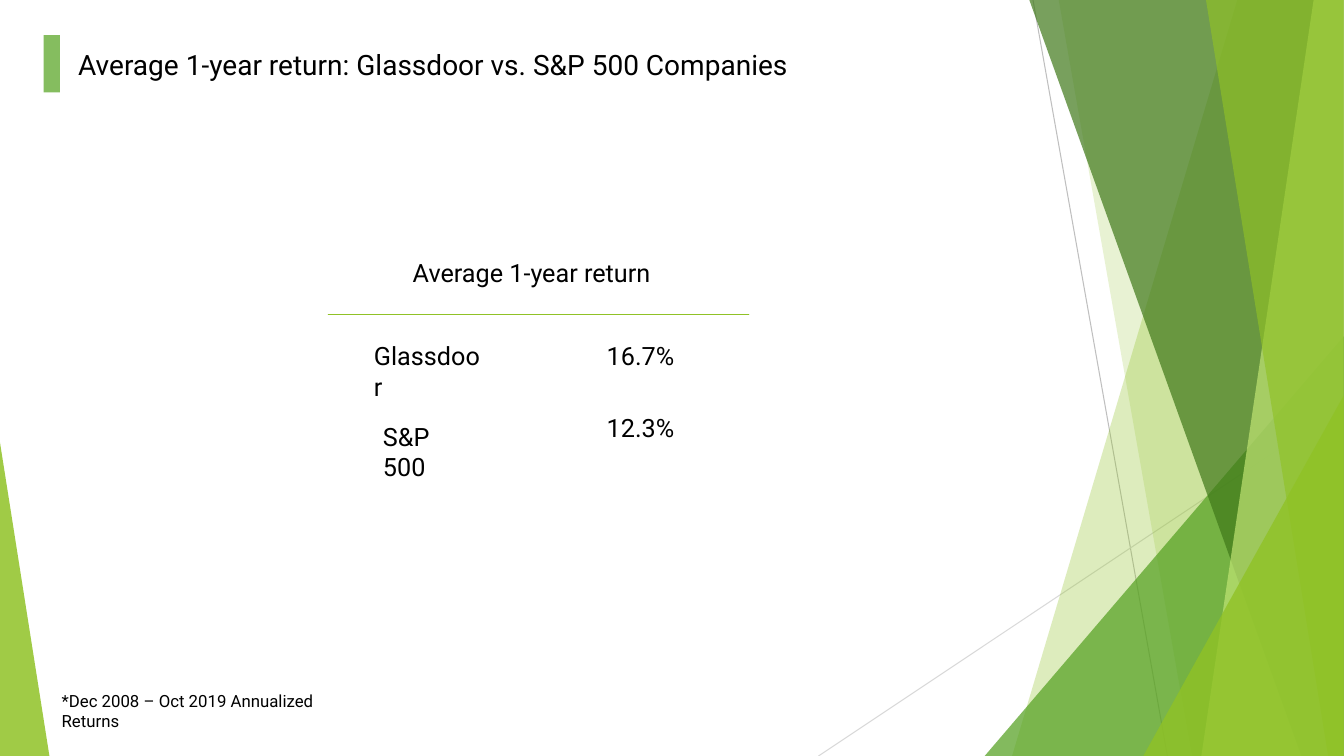
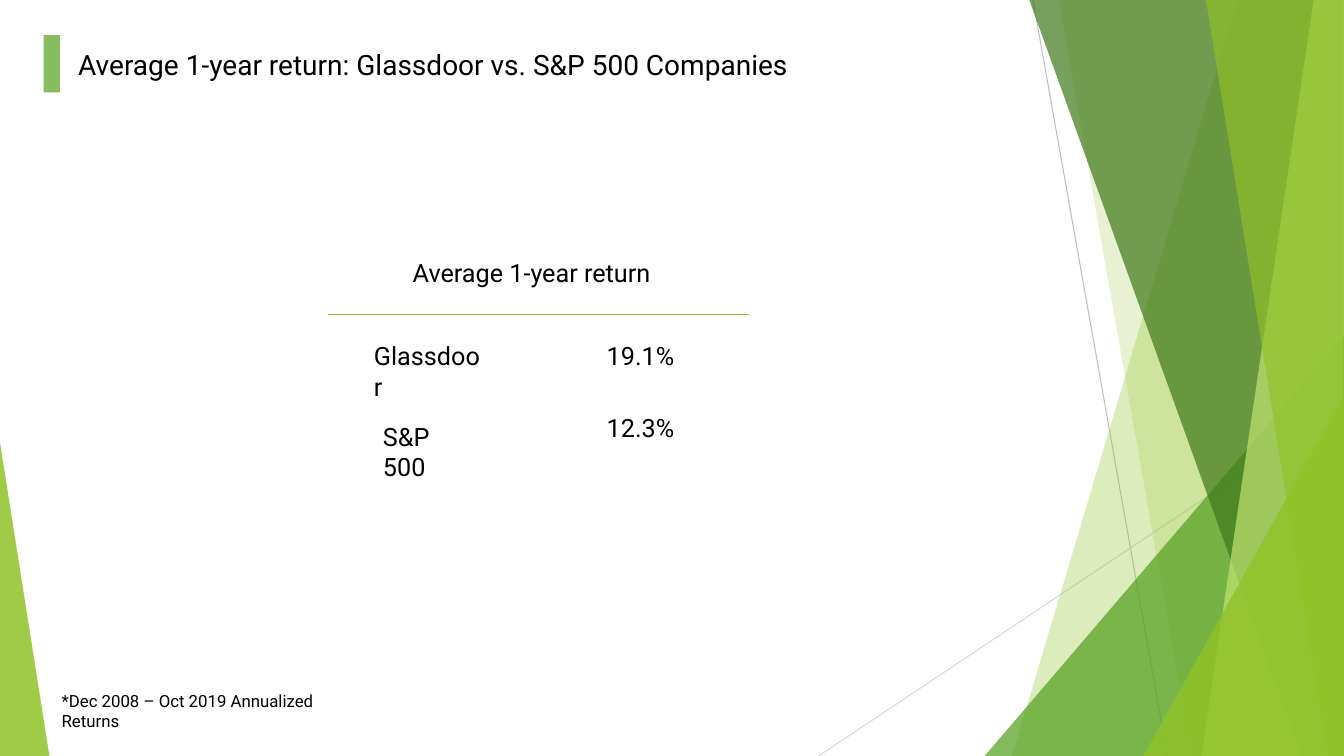
Before and after one commit to michaelcho1/gdscrape, a slide deck: slide 7 of Glassdoor Presentation.pptx. Drawn at 1344x756 pixels with LibreOffice and Linux fonts; fonts in the diff are those of the drawing. Boxes give left, top, right and bottom in pixels: in the first picture for what was removed or moved away, otherwise in the second. Text is boxed around its words. In the diff, an @@ line names an element or a change of style, - is before the commit and + after.

```diff
--- a/Glassdoor Presentation.pptx
+++ b/Glassdoor Presentation.pptx
@@ text at [607,347,675,366]: text changed @@
-16.7%
+19.1%
```
Also in this commit, not shown: 1 other file.
